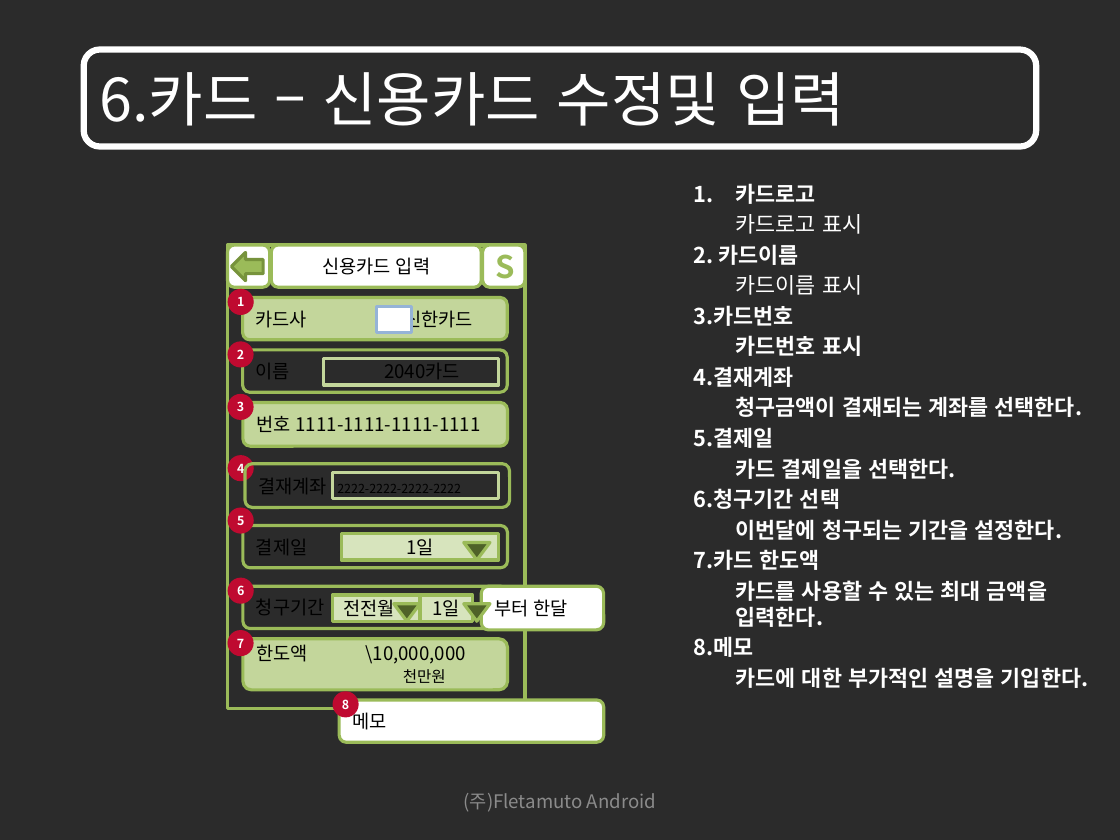
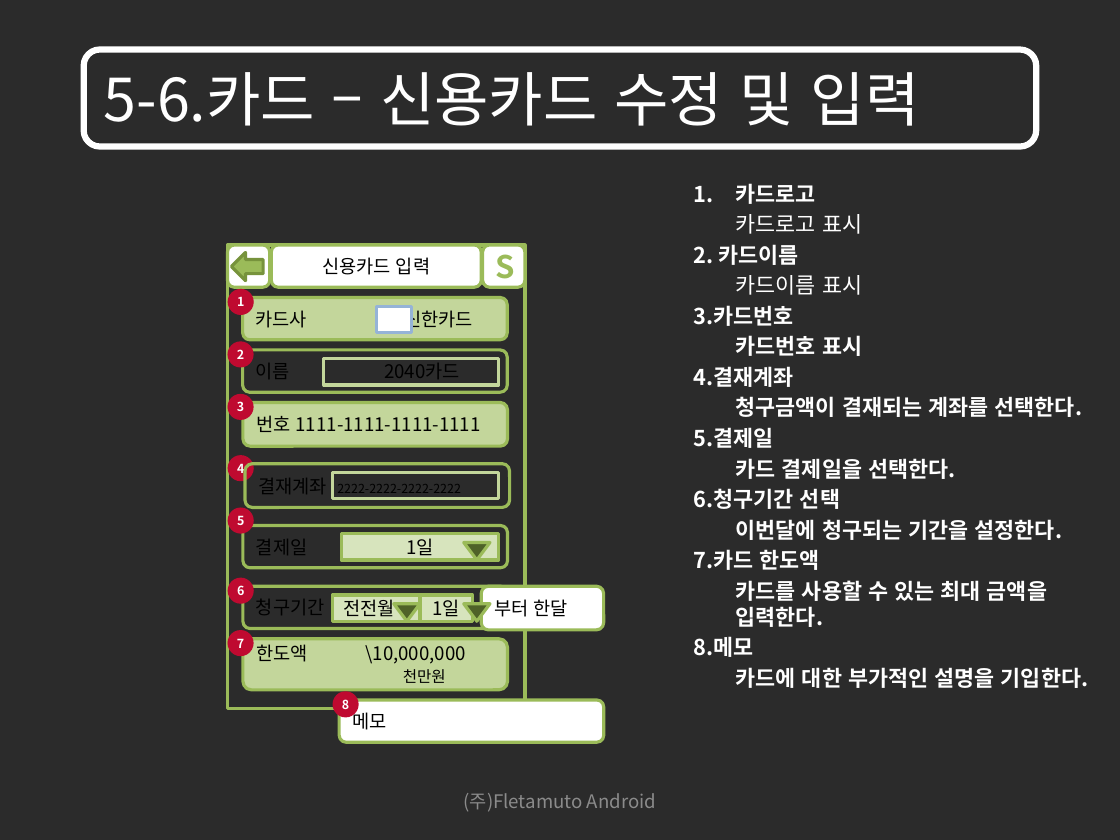
Before and after one commit to limjunghoon/fmfinance, a slide deck: slide 41 of trunk/DOC/GUI/재테크를 위한 어플리케이션 GUI_100906_V1.1.pptx (slide 56 before the commit). Drawn at 1120x840 pixels with LibreOffice and Linux fonts; fonts in the diff are those of the drawing; background and template pictures are left out; a plain dark background stands for a picture behind light text. Boxes give left, top, right and bottom in pixels: in the first picture for what was removed or moved away, otherwise in the second. Text is boxed around its words. In the diff, an @@ line names an element or a change of style, - is before the commit and + after.

```diff
--- a/trunk/DOC/GUI/재테크를 위한 어플리케이션 GUI_100906_V1.1.pptx
+++ b/trunk/DOC/GUI/재테크를 위한 어플리케이션 GUI_100906_V1.1.pptx
@@ rounded rectangle added at (84, 49, 1036, 147), outline #FFFFFF 4 pt @@
@@ title "5-6.카드 – 신용카드 수정 및 ...": place and size @@
-title "5-6.카드 – 신용카드 수정 및 ..." at (84, 49, 1036, 147)
+title "5-6.카드 – 신용카드 수정 및 ..." at (104, 72, 920, 126)
@@ title "5-6.카드 – 신용카드 수정 및 ..." at (104, 72, 920, 126): outline #FFFFFF 4 pt to none @@
@@ title at (104, 72, 920, 126): text changed @@
-6.카드 – 신용카드 수정및 입력
+5-6.카드 – 신용카드 수정 및 입력
```
Also in this commit, not shown: 88 other slides changed, 8 slides added, 1 slide removed.
